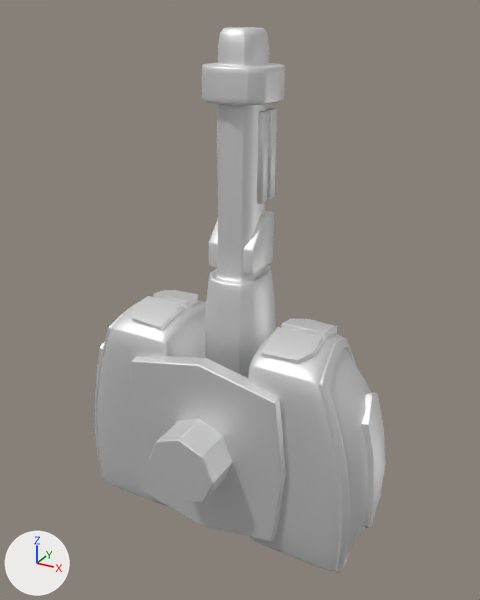
The FBX model Projeto Arcade - Shoot em Up (Unity Project)/Assets/Objetos 3D (FBX)/Nave 2.0/gun.fbx: old version first, new version second.
Both versions are drawn from a camera (50 mm lens) standing at (1.87, -2.3, 4.49) and looking at (0.06, 0.99, 2.85). Lighting does not change. The marker at lower left points along +X, +Y and +Z. Where no turn or scale is listed for an object, it has been applied to the vertices. Vertices at the same position are counted once.

The first picture shows 'gun_barrel', 'gun_base', 'gun_base_sides'.
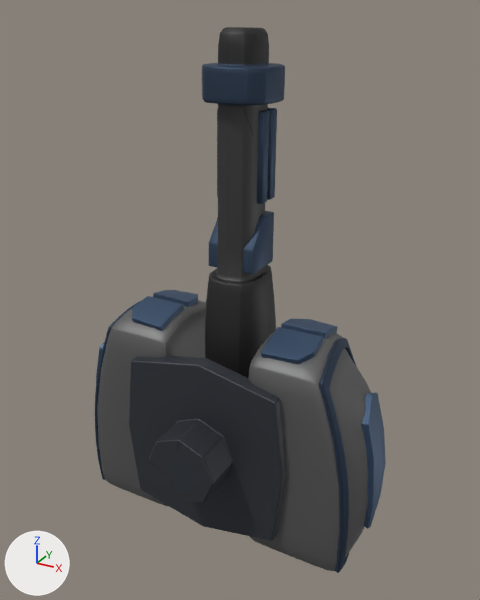
Where the newer file only moved an object's origin or applied its transform, the numbers keep the older frame.

What differs and where, as boxes (x1, y1, x2, y2) in the pictures (480 x 600 px; the box of a moved part takes in the faces that stretch with it):
'gun_base', recoloured, surface changed (grey to black)
    both: (129, 356, 286, 541)
part 1 of me_gun_base_sides, cut back
    before: (103, 479, 168, 506)
part 2 of me_gun_base_sides, cut back
    before: (249, 498, 380, 571)
part 3 of me_gun_base_sides, deleted
    before: (267, 319, 338, 355)
part 4 of me_gun_base_sides, deleted
    before: (134, 290, 198, 322)
part 5 of me_gun_base_sides, surface changed
    both: (95, 290, 386, 573)
part 7 of me_gun_barrel, moved or reshaped
    both: (209, 108, 277, 274)
part 8 of me_gun_barrel, recoloured
    both: (202, 27, 285, 378)

The edits, one by one:
Picture 'tx_gun_diffuse.png' (img_tx_gun_diffuse_png) is new.
Material 'Arma' (mat_arma) is new.
Its texture is img_tx_gun_diffuse_png.
Its metallic is 0.705.
Its roughness is 0.555.
me_gun_barrel is used by ob_gun_barrel; location (0.0, 0.352, 1.962).
me_gun_barrel had 1227 vertices, 1215 faces and spanned x -0.21..0.21, y 0.48..1.21, z -0.61..2.44.
me_gun_barrel now has 1189 vertices, 1183 faces and spans x -0.21..0.21, y 0.48..1.21, z -0.61..2.44.
Part 7, on me_gun_barrel:
38 vertices are removed from x -0.15..0.15, y 0.63..0.91, z 1.08..2.0.
182 faces are deleted.
150 new faces join them.
me_gun_barrel part 8: 1157 faces spanning x -0.21..0.21, y 0.48..1.21, z -0.61..2.44 switch from mat_metal (white #e7e7e7) to mat_arma (picture img_tx_gun_diffuse_png).
me_gun_base has 134 vertices, 144 faces and spans x -0.563..0.563, y 0.0..0.342, z -0.612..0.612.
me_gun_base is used by ob_gun_base; location (0.0, 0.352, 1.962).
me_gun_base no longer uses material mat_metal (white #e7e7e7).
me_gun_base part 6: texture (UV) coordinates of 144 of 144 faces, centred in x -0.535..0.535, y 0.0..0.342, z -0.561..0.561, changed; they spanned u 0.47..0.47, v 0.82..0.82 and now span u 0.36..0.6, v 0.2..0.49.
me_gun_base now uses material mat_arma (picture img_tx_gun_diffuse_png).
me_gun_base_sides is used by ob_gun_base_sides; location (0.0, 0.352, 1.962).
me_gun_base_sides had 4431 vertices, 4423 faces and spanned x -1.06..1.06, y 0.29..0.99, z -0.68..0.79.
me_gun_base_sides no longer uses material mat_metal (white #e7e7e7).
me_gun_base_sides now has 4336 vertices, 4334 faces and spans x -1.06..1.06, y 0.29..0.99, z -0.68..0.79.
me_gun_base_sides part 1: 1 vertex moved within x -0.82, y 0.82, z -0.57; 37 vertices removed from x -1.04..-0.28, y 0.31..0.84, z -0.65..-0.33.
me_gun_base_sides part 2: 1 vertex moved within x 0.82, y 0.82, z -0.57; 36 vertices removed from x 0.28..1.04, y 0.31..0.84, z -0.65..-0.34.
me_gun_base_sides part 3: 11 vertices removed from x 0.34..0.63, y 0.6..0.89, z 0.66..0.78.
me_gun_base_sides part 4: 11 vertices removed from x -0.63..-0.34, y 0.6..0.89, z 0.66..0.78.
me_gun_base_sides part 5: 4159 kept faces spanning x -1.06..1.06, y 0.29..0.99, z -0.68..0.79 get new texture (UV) coordinates.
me_gun_base_sides now uses material mat_arma (picture img_tx_gun_diffuse_png).
